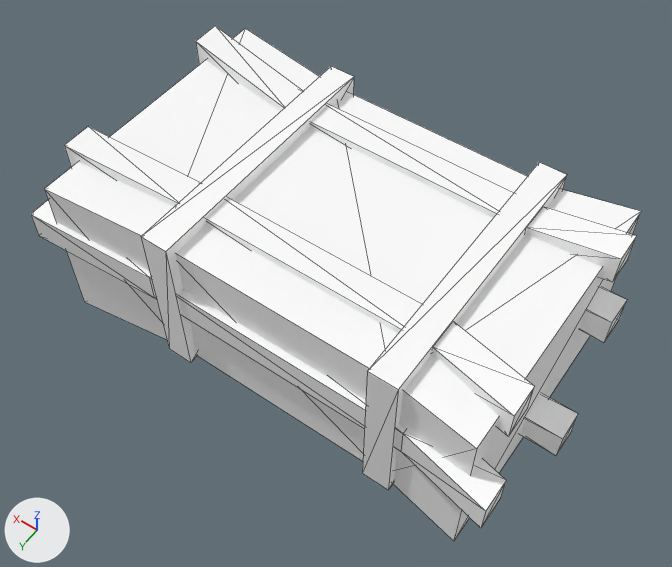
What one commit did to the glTF model assets/synty/simple_fantasy/models/SF_Prop_Crops_Bale_01.glb.
Before and after are seen from a camera (50 mm lens) standing at (-0.0224, 0.0311, 0.053) and looking at (-0.0008, 0.0009, 0.0055). Lighting does not change. The marker at lower left points along +X, +Y and +Z. Mesh edges are drawn as thin lines.

In view in the first picture: 'SF_Prop_Crops_Bale_01'.
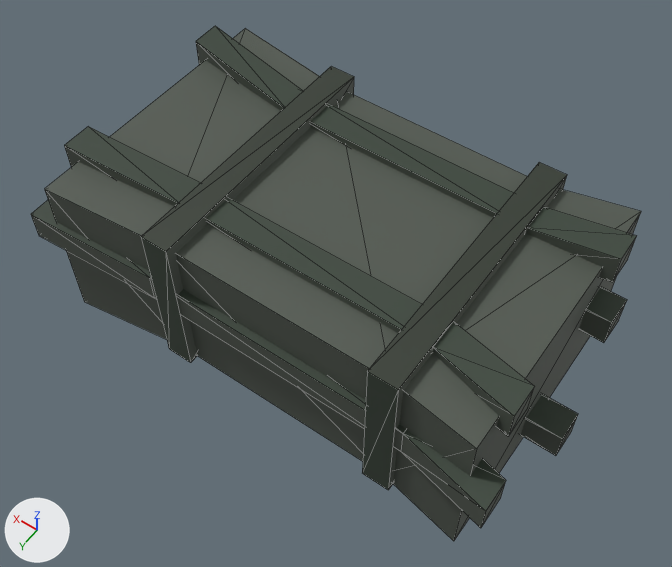
Location of each change, [x1, y1, x2, y2] in pixels of the pictures (672 x 567 px):
'SF_Prop_Crops_Bale_01', surface changed (white to grey): [31, 26, 641, 541] in both

Patch to the scene script:
```diff
--- a/assets/synty/simple_fantasy/models/SF_Prop_Crops_Bale_01.glb.py
+++ b/assets/synty/simple_fantasy/models/SF_Prop_Crops_Bale_01.glb.py
@@ img_undead_footman_01 @@
+img_undead_footman_01 = load_image('Undead_Footman_01', '_unpacked/Undead_Footman_01', 512, 512, 'sRGB')
@@ mat_lambert2 @@
 mat_lambert2 = principled_material('lambert2')
-mat_lambert2.base_color = (1.0, 1.0, 1.0)  # white #ffffff
+mat_lambert2.texture = img_undead_footman_01
 mat_lambert2.roughness = 0.553
```
